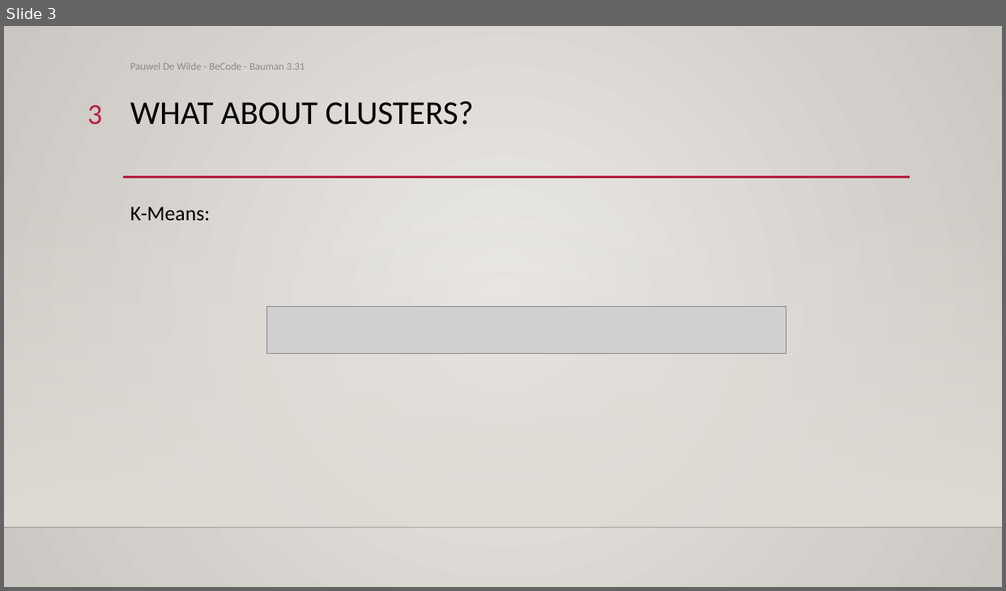
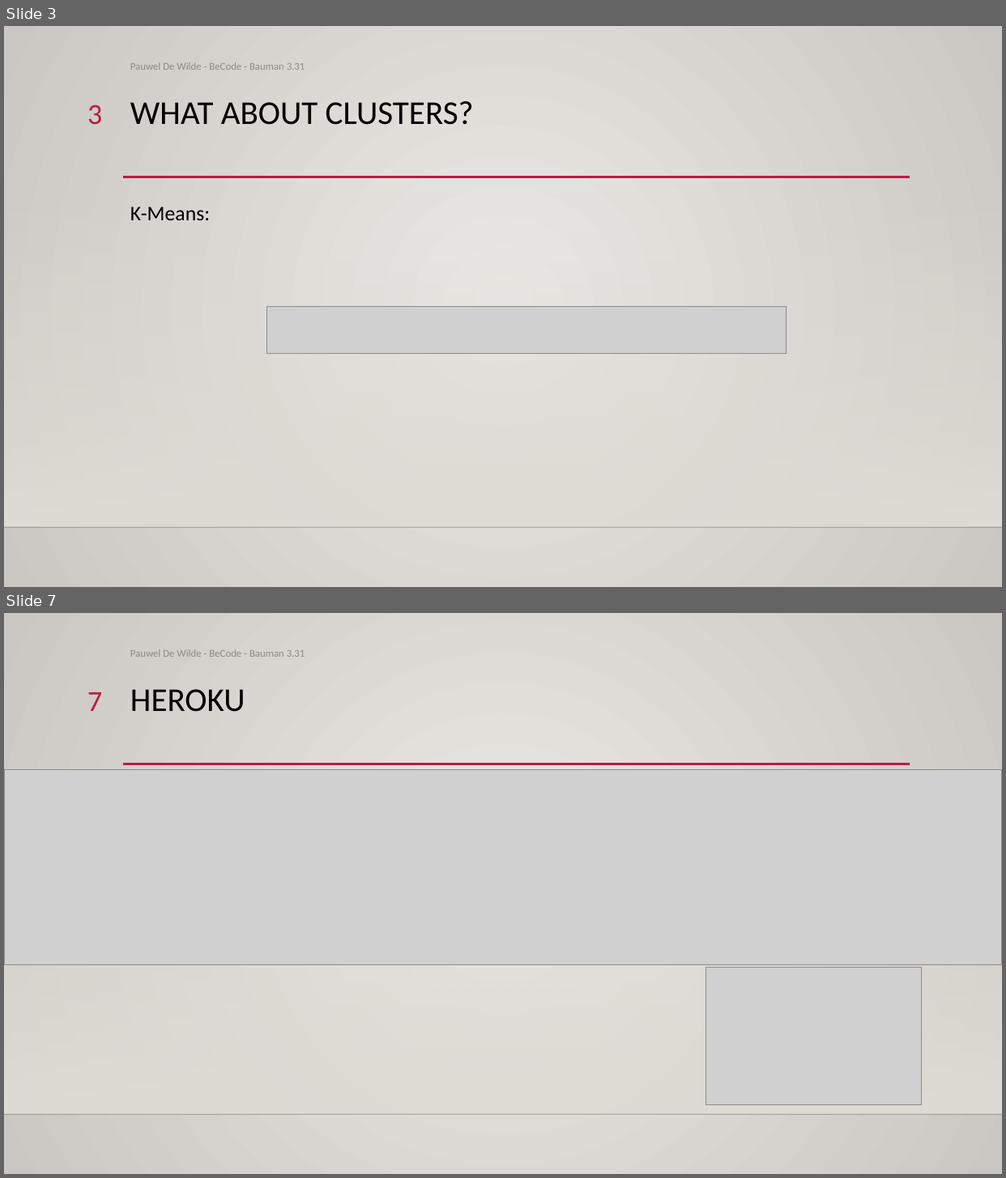
Before and after one commit to Pauwel1/Churn_Deployment, a slide deck: Bank Churners Demo.pptx. Shown one above the other, each under a label of ours: slide 3 before the commit, slides 3 and 7 after it; the slides between them are not shown. The pictures are 1006x591 and 1006x1178 pixels, drawn with LibreOffice and Linux fonts; fonts in the diff are those of the drawing; grey boxes stand for pictures; background and template pictures are left out. Boxes give left, top, right and bottom in pixels: in the first picture for what was removed or moved away, otherwise in the second. Text is boxed around its words. In the diff, an @@ line names an element or a change of style, - is before the commit and + after.

```diff
--- a/Bank Churners Demo.pptx
+++ b/Bank Churners Demo.pptx
@@ slide 7 added at (4, 613, 1002, 1174), background gradient #ECEAE7 to #CAC7C1; not listed: 3 template elements that a slide beside it also shows @@
@@ text added at (130, 649, 305, 657), 10 pt, text #8C8C8C @@
+Pauwel De Wilde - BeCode - Bauman 3.31
@@ page number added at (87, 692, 102, 711), 28 pt, text #B71E42 @@
+7
@@ title added at (130, 689, 245, 712), 32 pt, text #000000 @@
+HEROKU
@@ picture added at (4, 770, 1002, 965) @@
@@ picture added at (706, 968, 923, 1105) @@
```
Also in this commit, not shown: 3 slides changed, 1 other slide added, 1 other file.
